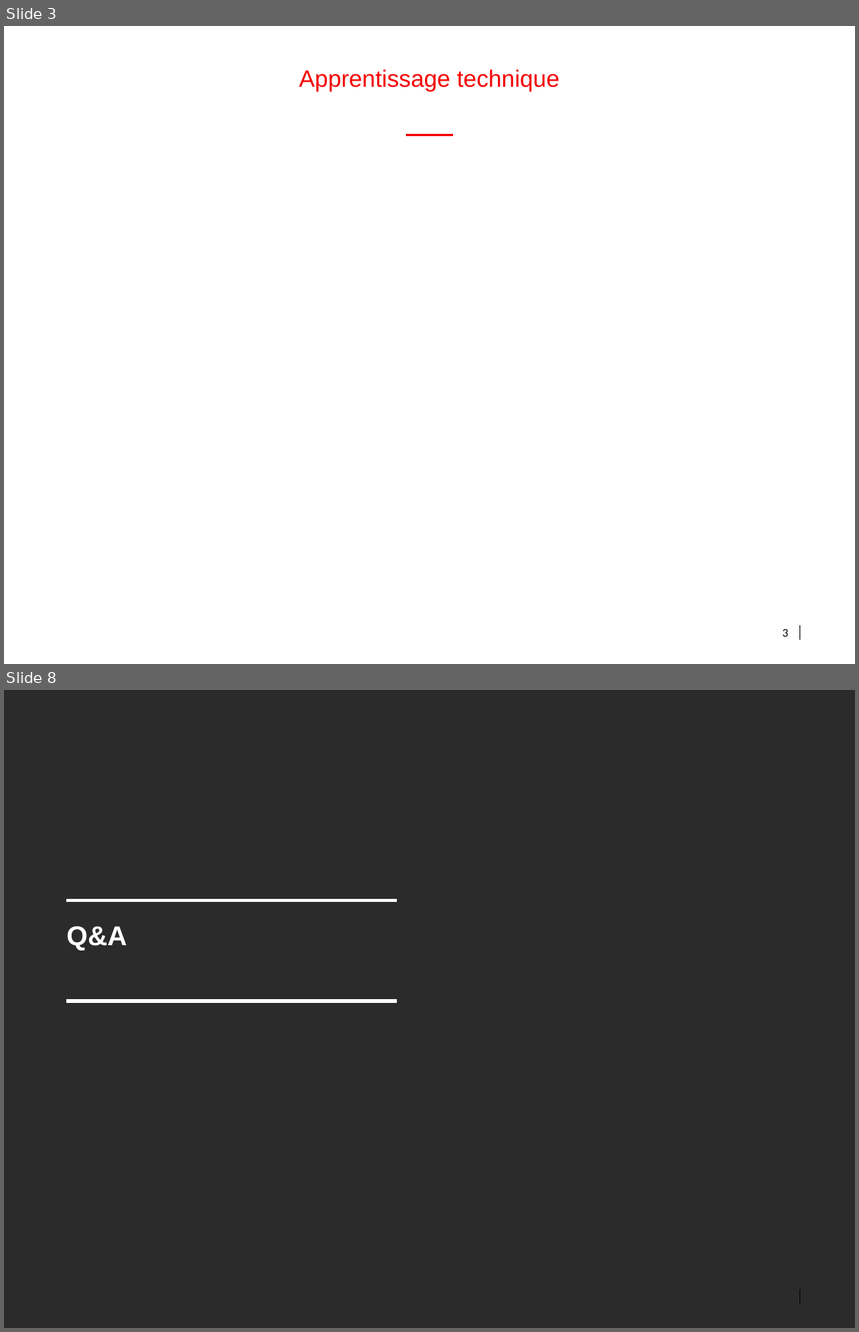
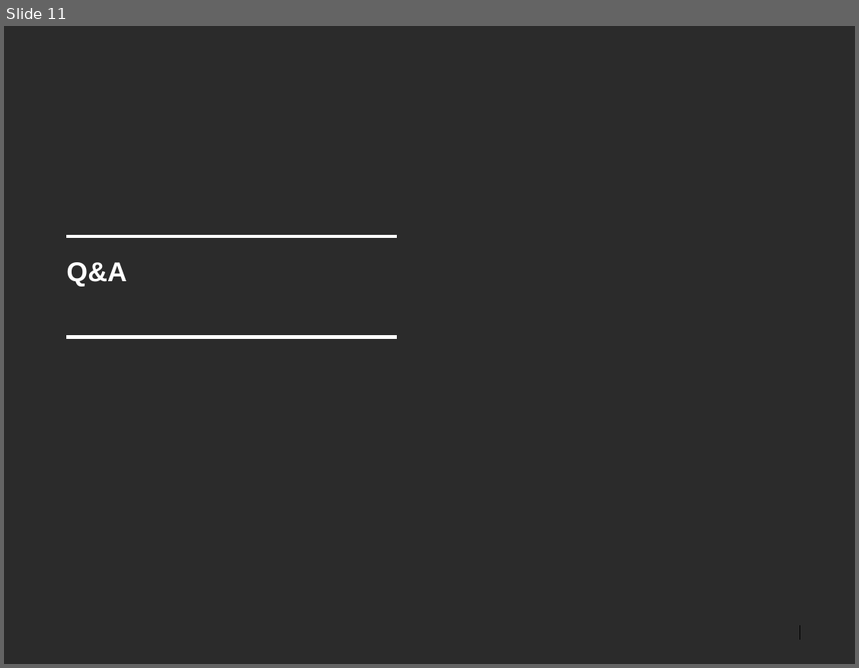
Before and after one commit to bnclab13/devops, a slide deck: doc/Presentation.pptx. Shown one above the other, each under a label of ours: slides 3 and 8 before the commit, slide 11 after it; the slides between them are not shown. The pictures are 859x1332 and 859x668 pixels, drawn with LibreOffice and Linux fonts; fonts in the diff are those of the drawing; background and template pictures are left out; a plain dark background stands for a picture behind light text. Boxes give left, top, right and bottom in pixels: in the first picture for what was removed or moved away, otherwise in the second. Text is boxed around its words. In the diff, an @@ line names an element or a change of style, - is before the commit and + after.

```diff
--- a/doc/Presentation.pptx
+++ b/doc/Presentation.pptx
@@ slide 3 removed at (4, 26, 855, 664), background #FFFFFF; not listed: 2 template elements that a slide beside it also shows @@
@@ title removed at (299, 69, 560, 91) @@
-Apprentissage technique
@@ line removed from (406, 135) to (453, 135) @@
@@ page number removed at (782, 629, 788, 637) @@
-3
@@ what was slide 8 is now slide 11 @@
```
Also in this commit, not shown: 3 slides changed, 7 slides added, 3 other slides removed.
